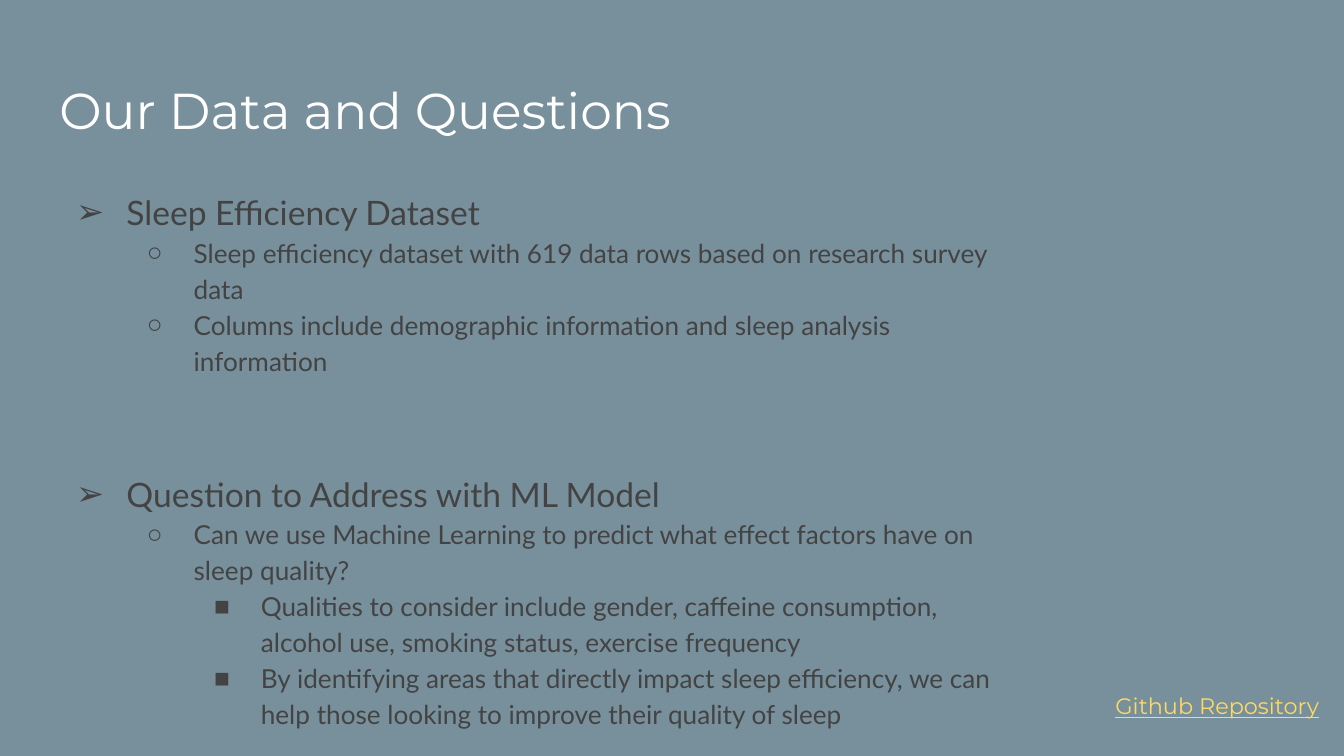
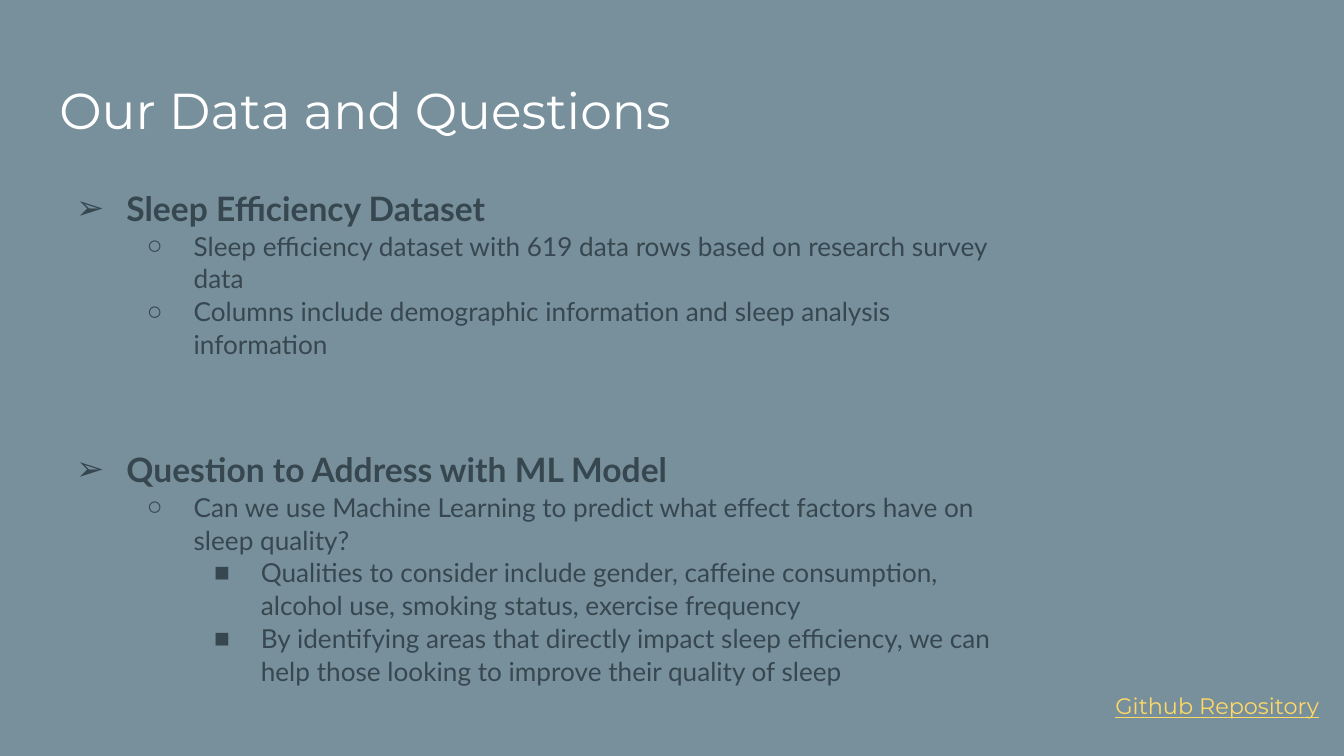
Before and after one commit to IB2MS/Project_4, a slide deck: slide 2 of Sleep Efficiency Analysis and Modeling.pptx (slide 3 before the commit). Drawn at 1344x756 pixels with LibreOffice and Linux fonts; fonts in the diff are those of the drawing. Boxes give left, top, right and bottom in pixels: in the first picture for what was removed or moved away, otherwise in the second. Text is boxed around its words. In the diff, an @@ line names an element or a change of style, - is before the commit and + after.

```diff
--- a/Sleep Efficiency Analysis and Modeling.pptx
+++ b/Sleep Efficiency Analysis and Modeling.pptx
@@ text "Sleep Efficiency Dataset" at (x1=126, y1=196, x2=990, y2=686): text colour #434343 to #37474F; bold on in "Sleep Efficiency Dataset", "Question to Address with ML Model"; line spacing 1.15 to 1.05; bullet colour #434343 to #37474F @@
```
Also in this commit, not shown: 9 other slides changed, 3 slides added, 1 slide removed.
